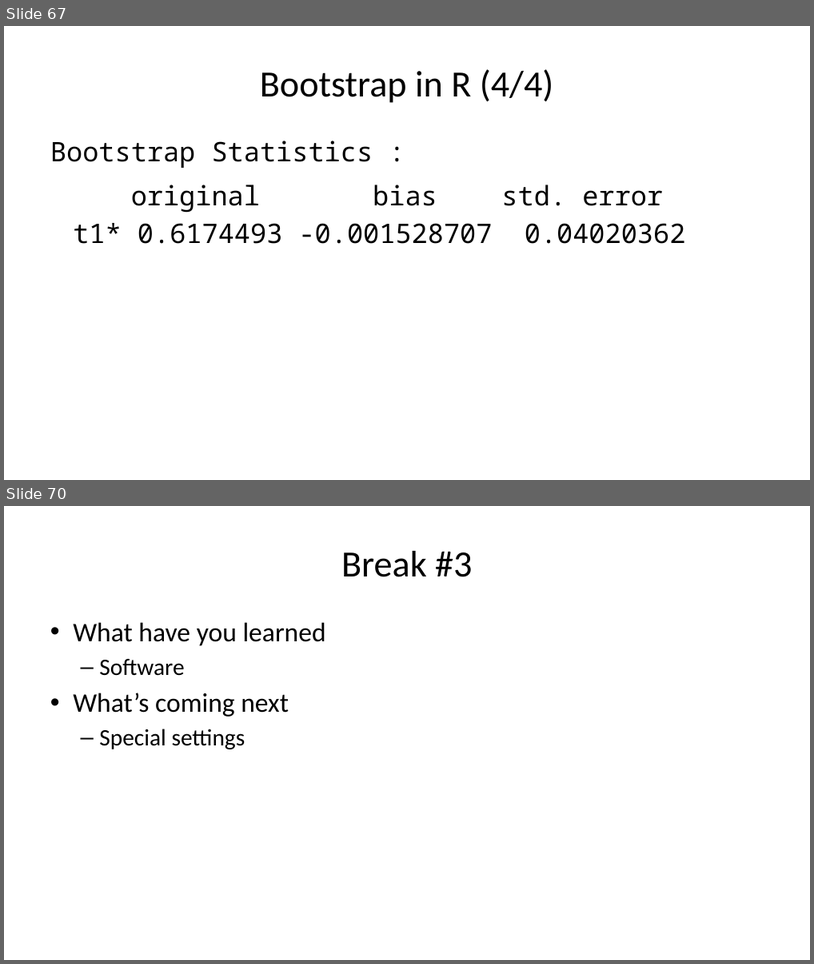
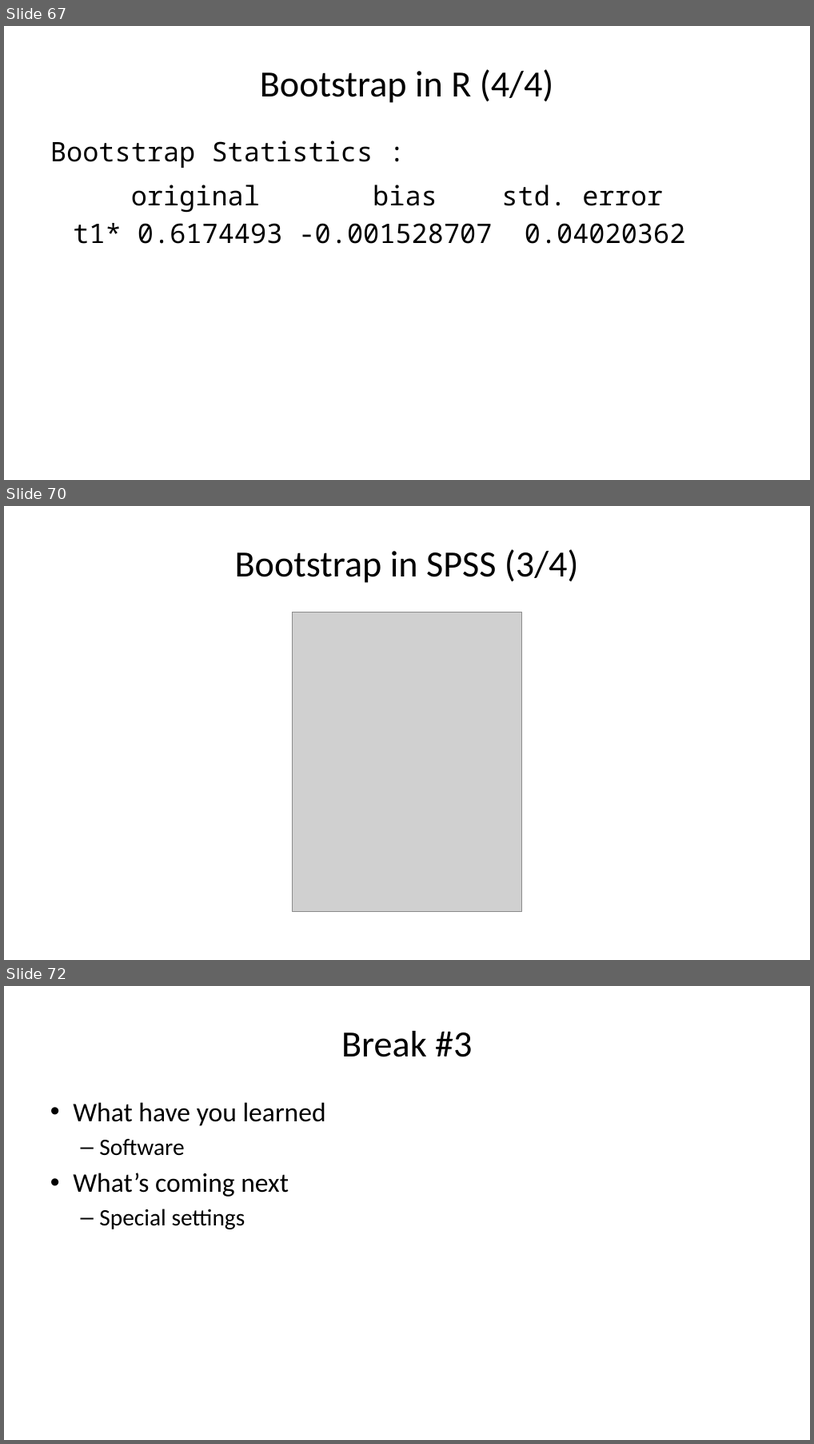
Before and after one commit to pmean/papers-and-presentations, a slide deck: bootstrap/src/bootstrap-slides.pptx. Shown one above the other, each under a label of ours: slides 67 and 70 before the commit, slides 67, 70 and 72 after it; the slides between them are not shown. The pictures are 814x964 and 814x1444 pixels, drawn with LibreOffice and Linux fonts; fonts in the diff are those of the drawing; grey boxes stand for pictures. Boxes give left, top, right and bottom in pixels: in the first picture for what was removed or moved away, otherwise in the second. Text is boxed around its words. In the diff, an @@ line names an element or a change of style, - is before the commit and + after.

```diff
--- a/bootstrap/src/bootstrap-slides.pptx
+++ b/bootstrap/src/bootstrap-slides.pptx
@@ slide 70 added at (4, 506, 810, 960), background #FFFFFF @@
@@ title added at (235, 549, 579, 583), 44 pt, text #000000 @@
+Bootstrap in SPSS (3/4)
@@ picture added at (292, 612, 522, 911) @@
@@ what was slide 70 is now slide 72 @@
```
Also in this commit, not shown: 1 slide changed, 2 other slides added, 1 slide removed.
